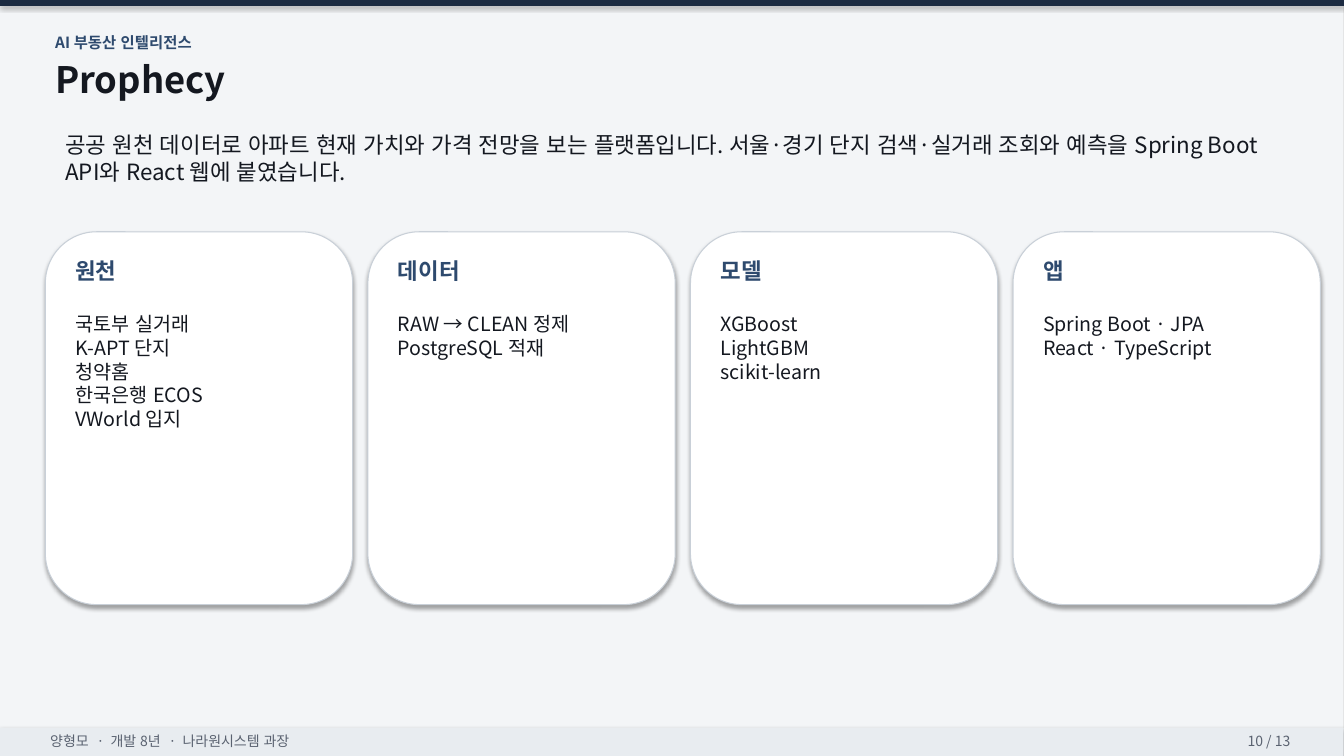
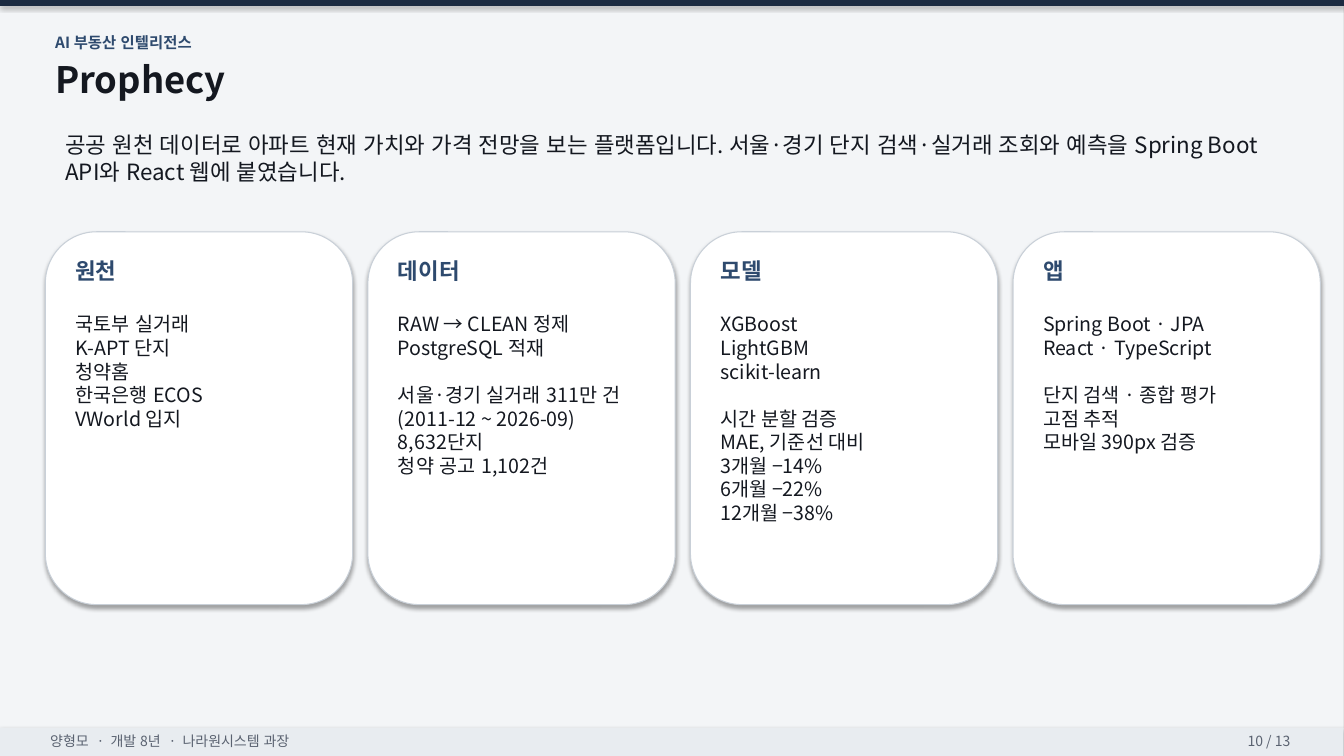
Before and after one commit to Hyungmo1234/Hyungmo1234.github.io, a slide deck: slide 10 of 양형모_포트폴리오.pptx. Drawn at 1344x756 pixels with LibreOffice and Linux fonts; fonts in the diff are those of the drawing. Boxes give left, top, right and bottom in pixels: in the first picture for what was removed or moved away, otherwise in the second. Text is boxed around its words. In the diff, an @@ line names an element or a change of style, - is before the commit and + after.

```diff
--- a/양형모_포트폴리오.pptx
+++ b/양형모_포트폴리오.pptx
@@ text at bbox=[398, 385, 621, 477]: paragraphs added @@
+서울·경기 실거래 311만 건
+(2011-12 ~ 2026-09)
+8,632단지
+청약 공고 1,102건
@@ text at bbox=[1043, 385, 1216, 454]: paragraphs added @@
+단지 검색 · 종합 평가
+고점 추적
+모바일 390px 검증
@@ text at bbox=[721, 409, 865, 522]: paragraphs added @@
+시간 분할 검증
+MAE, 기준선 대비
+3개월 −14%
+6개월 −22%
+12개월 −38%
```
Also in this commit, not shown: 1 other slide changed, 5 other files.
